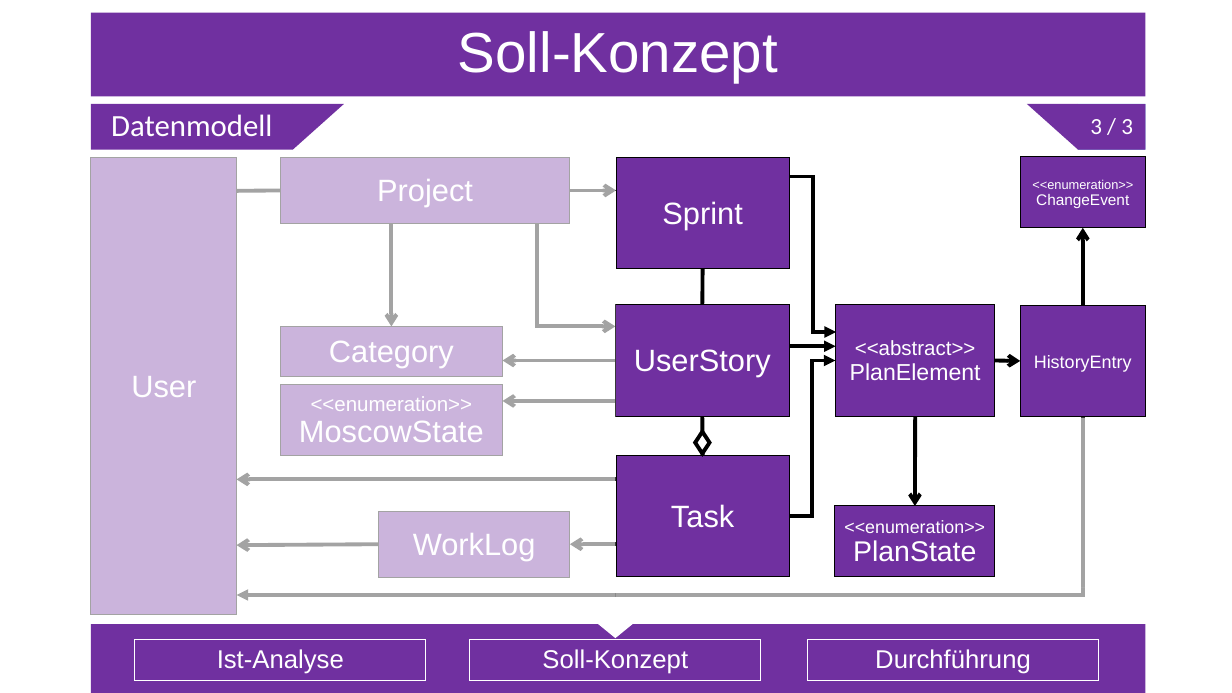
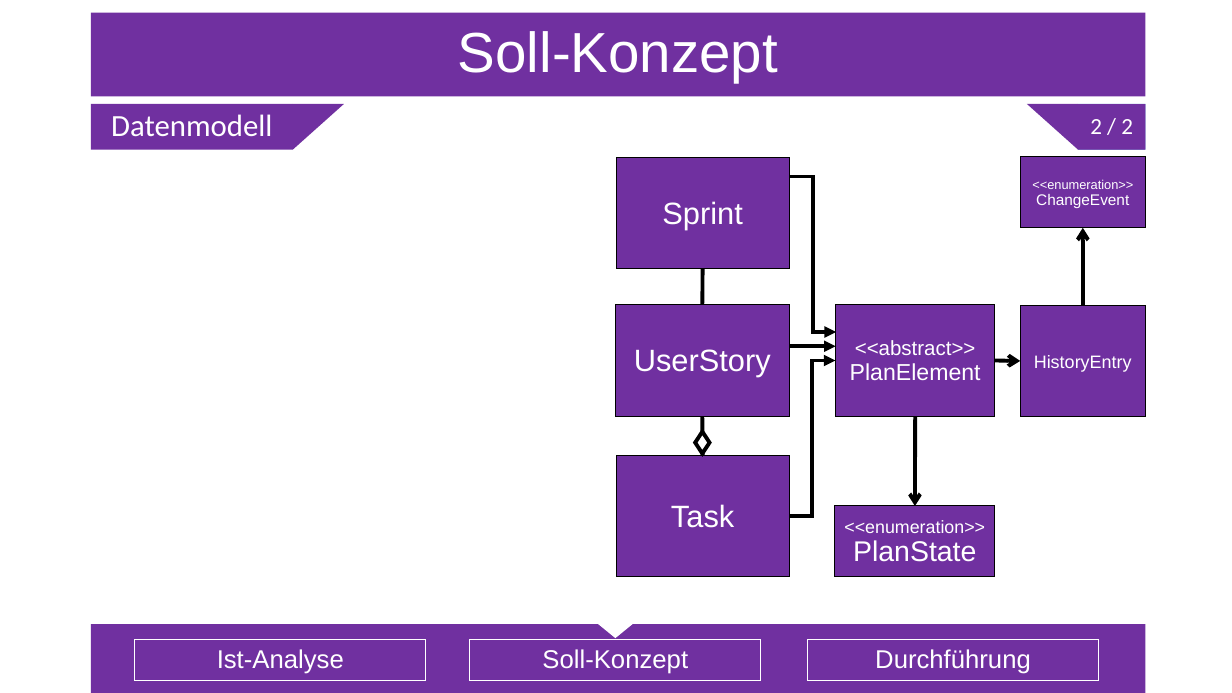
Before and after one commit to Sl0thking/mp_anwen_scrumiverse, a slide deck: slide 11 of Projektdokumentation/7_Abgabe_160511/src/Projektpräsentation.pptx (slide 12 before the commit). Drawn at 1232x693 pixels with LibreOffice and Linux fonts; fonts in the diff are those of the drawing. Boxes give left, top, right and bottom in pixels: in the first picture for what was removed or moved away, otherwise in the second. Text is boxed around its words. In the diff, an @@ line names an element or a change of style, - is before the commit and + after.

```diff
--- a/Projektdokumentation/7_Abgabe_160511/src/Projektpräsentation.pptx
+++ b/Projektdokumentation/7_Abgabe_160511/src/Projektpräsentation.pptx
@@ text at box(1090, 119, 1133, 134): text changed @@
-3 / 3
+2 / 2
@@ rectangle added at box(75, 153, 1208, 619), fill #FFFFFF @@
@@ rectangle removed at box(77, 151, 616, 616) @@
@@ rectangle removed at box(91, 157, 237, 615) @@
-User
@@ rectangle removed at box(280, 157, 570, 224) @@
-Project
@@ line removed from (280, 190) to (237, 191) @@
@@ arrow removed from (570, 190) to (616, 190) @@
@@ arrow removed from (392, 224) to (392, 326) @@
@@ elbow arrow removed from (537, 225) to (616, 326) @@
@@ rectangle removed at box(280, 326, 503, 376) @@
-Category
@@ rectangle removed at box(280, 384, 503, 456) @@
-<<enumeration>>
-MoscowState
@@ arrow removed from (616, 360) to (503, 360) @@
@@ elbow arrow removed from (1083, 416) to (237, 595) @@
@@ arrow removed from (616, 401) to (503, 401) @@
@@ rectangle removed at box(1075, 418, 1168, 588) @@
@@ arrow removed from (616, 480) to (237, 480) @@
@@ rectangle removed at box(378, 511, 569, 578) @@
-WorkLog
@@ arrow removed from (378, 544) to (237, 545) @@
@@ arrow removed from (616, 544) to (570, 544) @@
@@ rectangle removed at box(616, 588, 1146, 607) @@
```
Also in this commit, not shown: 10 other slides changed, 2 slides removed, 4 other files.
